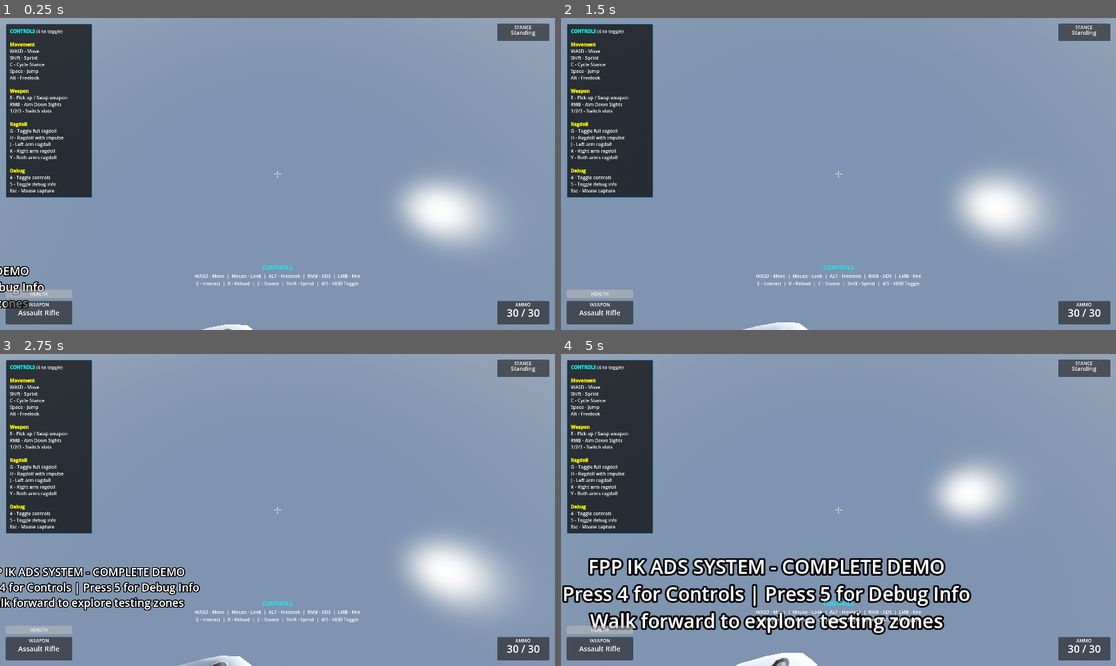
Above: before the commit, frames 1-4 (two rows, left to right).
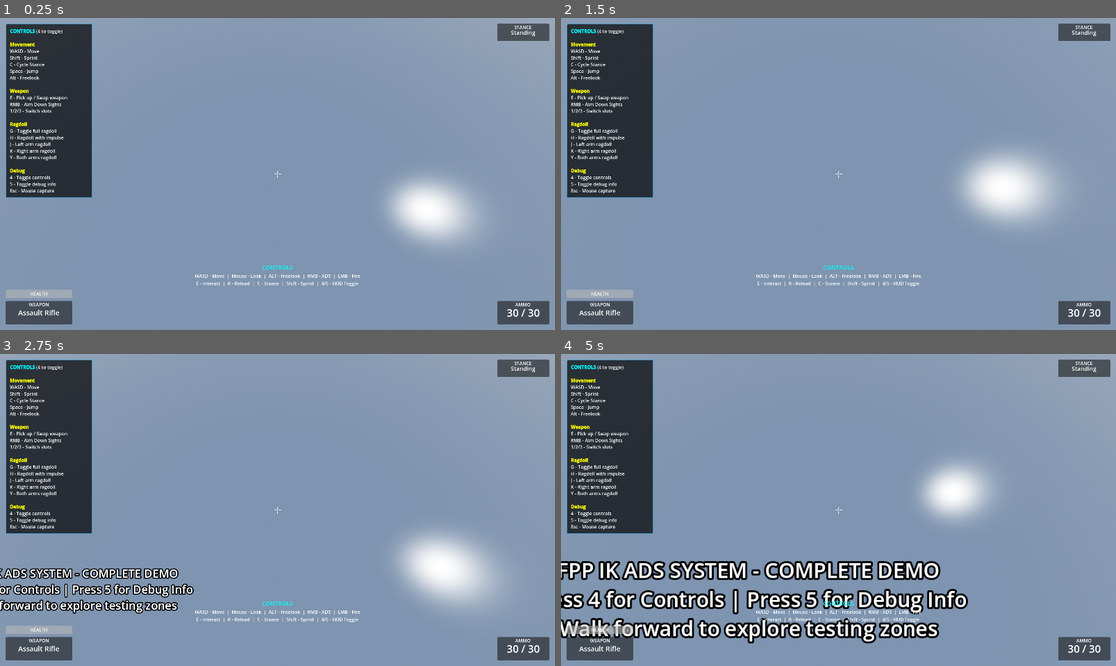
Above: after the commit, the same moments.

Repository: lmf-git/fpp-ik-ads
Game: Godot game, scene res://scenes/enhanced_demo.tscn
Same seed, same stepped clock (60 frames per second), same inputs: the game is played once before the commit and once after it.
Inputs (mouse positions are in pixels of both pictures, inside the frame that each line leads up to):
- Up to frame 1 (0.25 s): no input
- Up to frame 2 (1.5 s): tap Enter (ui_accept) at 0.5, 1.25 s; move the mouse to (866, 174) at 0.52 s; hold Right mouse button (aim_down_sights) 0.53-1.28 s; hold W (move_forward) from 0.53 s (still down); click (866, 174) at 0.67 s; tap Space (jump) at 0.77 s; move the mouse to (810, 174) at 1.27 s; tap C (crouch) at 1.35 s
- Up to frame 3 (2.75 s): keep holding W (move_forward); tap Space (jump) at 1.52 s; move the mouse to (288, 503) at 2.02 s; press the mouse at (288, 503) at 2.03 s
- Up to frame 4 (5 s): keep holding W (move_forward); move the mouse to (832, 516) at 2.77 s; release the mouse at (832, 516) at 2.78 s; tap Alt (freelook) at 2.85 s; click (832, 516) at 2.92 s; tap Space (jump) at 3.02, 3.77, 4.52 s; move the mouse to (877, 513) at 3.52 s; tap E (interact) at 3.6 s; move the mouse to (794, 506) at 4.27 s; tap Shift (sprint) at 4.35 s

The runs differ from the first frame. In frame 1, 2.1% of the frame differs, in the area x 0-89%, y 54-100%; in frame 2, 3.6%; in frame 3, 3.4%; in frame 4, 15%, in the area x 0-82%, y 36-100%.

Commit message:
Fix GDScript type inference and property access errors
Camera Controller:
- Remove unused warning variables (_warned_skeleton, _warned_head_bone)

Weapon Controller:
- Fix type inference: explicitly type ads_offset_local as Transform3D
- Fix type inference: explicitly type target_weapon_pos as Vector3
- Fix can_fire: access as property, not method (was calling can_fire())
- Fix is_reloading: access as property, not method (was calling is_reloading())
- Change has_method() to "property" in object check for properties

Scene Configuration Fixes:
- Assign config and bone_config resources to all components
- CameraController: added config and bone_config exports
- MovementController: added config export
- RagdollController: added bone_config export
- WeaponController: added config and bone_config exports
- This fixes "Config resources not assigned" errors

Camera Improvements:
- FPS camera position adjusted: moved slightly back (z=-0.05) for better centering
- Third-person deadzone increased: 0.15 -> 0.35 rad (~8.5° -> ~20°) - more noticeable
- Spine yaw follow reduced: 50% -> 25% - head leads body more prominently
- Better head-before-body turning visibility in third-person mode

All critical initialization errors resolved.

Diff:
--- a/scenes/character_skeleton_player_refactored.tscn
+++ b/scenes/character_skeleton_player_refactored.tscn
@@ -49,7 +49,7 @@
 
 [node name="FPSCamera" type="Camera3D" parent="CharacterModel/RootNode/Skeleton3D/HeadAttachment"]
 unique_name_in_owner = true
-transform = Transform3D(1, 0, 0, 0, 1, 0, 0, 0, 1, 0, 0.15, 0)
+transform = Transform3D(1, 0, 0, 0, 1, 0, 0, 0, 1, 0, 0.15, -0.05)
 
 [node name="InteractionRay" type="RayCast3D" parent="CharacterModel/RootNode/Skeleton3D/HeadAttachment/FPSCamera"]
 unique_name_in_owner = true
@@ -93,15 +93,21 @@
 
 [node name="CameraController" type="Node" parent="."]
 script = ExtResource("6")
+config = ExtResource("3")
+bone_config = ExtResource("4")
 
 [node name="MovementController" type="Node" parent="."]
 script = ExtResource("7")
+config = ExtResource("3")
 
 [node name="RagdollController" type="Node" parent="."]
 script = ExtResource("8")
+bone_config = ExtResource("4")
 
 [node name="WeaponController" type="Node" parent="."]
 script = ExtResource("10")
+config = ExtResource("3")
+bone_config = ExtResource("4")
 
 [node name="WeaponSwapStateMachine" type="Node" parent="WeaponController"]
 script = ExtResource("11")
--- a/scripts/components/camera_controller_component.gd
+++ b/scripts/components/camera_controller_component.gd
@@ -9,12 +9,12 @@
 
 # Constants for spine/head coordination
 const SPINE_PITCH_FOLLOW_RATIO: float = 0.3  # How much spine follows head pitch (30%)
-const SPINE_YAW_FOLLOW_RATIO: float = 0.5    # How much spine follows head yaw (50%)
+const SPINE_YAW_FOLLOW_RATIO: float = 0.25   # How much spine follows head yaw (25%) - head leads more
 const THIRD_PERSON_CAMERA_HEIGHT: float = 3.0  # Height above character
 const THIRD_PERSON_CAMERA_DISTANCE: float = 5.0  # Distance behind character
 
 # Third-person camera lag/sway constants
-const THIRD_PERSON_TURN_DEADZONE: float = 0.15  # Radians (~8.5°) - head turns before body
+const THIRD_PERSON_TURN_DEADZONE: float = 0.35  # Radians (~20°) - head turns before body
 const THIRD_PERSON_CAMERA_LAG: float = 4.0  # How fast camera catches up (lower = more lag)
 const THIRD_PERSON_HEAD_TURN_SPEED: float = 8.0  # How fast head aims before body follows
 const THIRD_PERSON_BODY_CATCH_UP: float = 2.5  # How fast body catches up to camera
